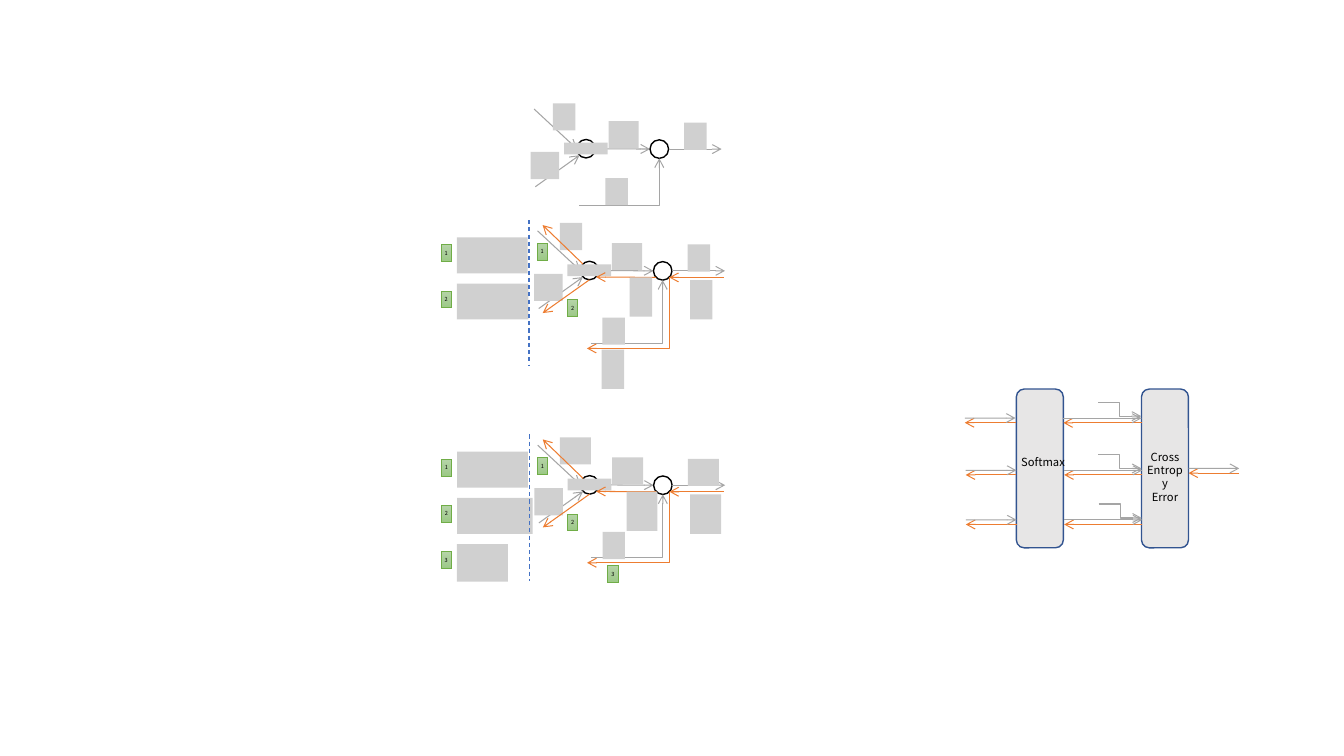
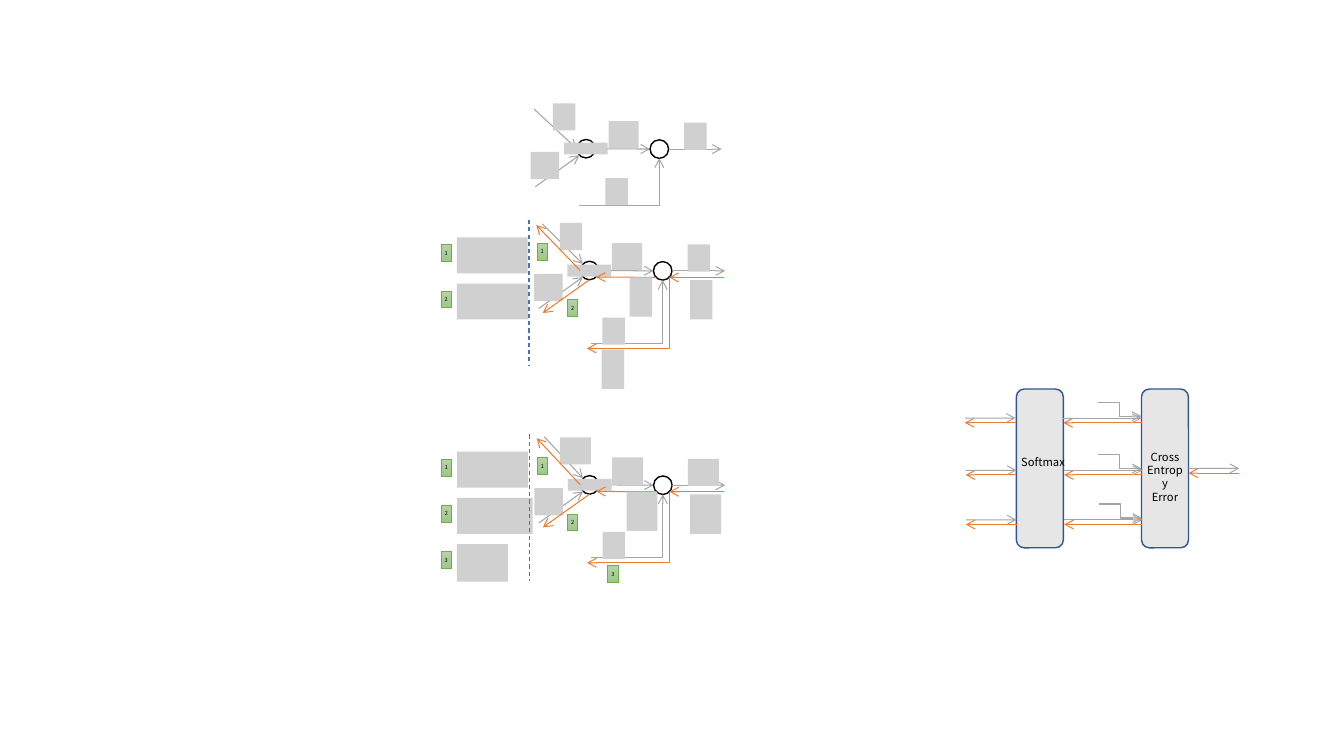
Before and after one commit to DrDavidS/basic_Machine_Learning, a slide deck: slide 12 of back_up_images/矢量图片.pptx. Drawn at 1344x756 pixels with LibreOffice and Linux fonts; fonts in the diff are those of the drawing; grey boxes stand for pictures; background and template pictures are left out. Boxes give left, top, right and bottom in pixels: in the first picture for what was removed or moved away, otherwise in the second. Text is boxed around its words. In the diff, an @@ line names an element or a change of style, - is before the commit and + after.

```diff
--- a/back_up_images/矢量图片.pptx
+++ b/back_up_images/矢量图片.pptx
@@ arrow moved from (583, 264) - (542, 225) to (581, 270) - (536, 225) @@
@@ arrow moved from (537, 231) - (581, 270) to (542, 224) - (583, 264) @@
@@ arrow moved from (583, 479) - (542, 440) to (581, 485) - (536, 439) @@
@@ arrow moved from (537, 446) - (581, 485) to (544, 437) - (583, 479) @@
```
Also in this commit, not shown: 15 other files.
